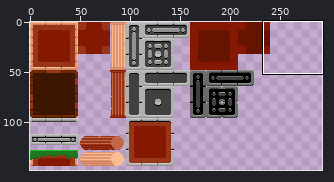
Edited in one commit: pixel-art file (Assets/Tilemap/melody_tilemap.aseprite). The picture above shows the old version from afar; the outline marks the close-up.
Close-up. Before the edit:
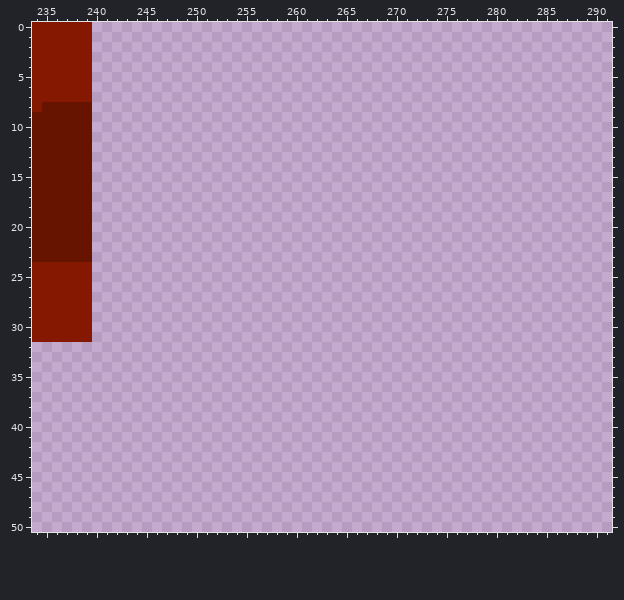
320x160 pixels, 1 frame. Colours within 5 levels of each other are drawn and written as one. Shown: x 234..291, y 0..50. The wide view leaves out empty margins. The commit also changed other parts of the picture, which this record leaves out.
Once edited:
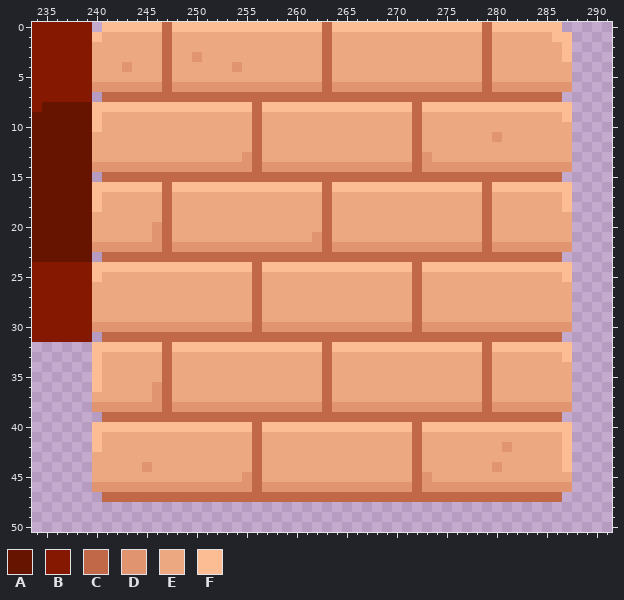
Palette (. is transparent): A #661300  B #841800  C #c06848  D #e09470  E #eca880  F #fcbc94
Changes in this commit:
Layer "Tilemap 1":
y 0: x 241..286 .............................................. -> FFFFFFCFFFFFFFFFFFFFFFCFFFFFFFFFFFFFFFCFFFFFFF
y 1: x 240..287 ................................................ -> FEEEEEECEEEEEEEEEEEEEEECEEEEEEEEEEEEEEECEEEEEEFF
y 2: x 240..287 ................................................ -> EEEEEEECEEEEEEEEEEEEEEECEEEEEEEEEEEEEEECEEEEEEEF
y 3: x 240..287 ................................................ -> EEEEEEECEEDEEEEEEEEEEEECEEEEEEEEEEEEEEECEEEEEEEF
y 4: x 240..287 ................................................ -> EEEDEEECEEEEEEDEEEEEEEECEEEEEEEEEEEEEEECEEEEEEEE
y 5: x 240..287 ................................................ -> EEEEEEECEEEEEEEEEEEEEEECEEEEEEEEEEEEEEECEEEEEEEE
y 6: x 240..287 ................................................ -> DDDDDDDCDDDDDDDDDDDDDDDCDDDDDDDDDDDDDDDCDDDDDDDD
y 7: x 241..286 .............................................. -> CCCCCCCCCCCCCCCCCCCCCCCCCCCCCCCCCCCCCCCCCCCCCC
y 8: x 240..287 ................................................ -> FFFFFFFFFFFFFFFFCFFFFFFFFFFFFFFFCFFFFFFFFFFFFFFF
y 9: x 240..287 ................................................ -> FEEEEEEEEEEEEEEECEEEEEEEEEEEEEEECEEEEEEEEEEEEEEF
y 10: x 240..287 ................................................ -> FEEEEEEEEEEEEEEECEEEEEEEEEEEEEEECEEEEEEEEEEEEEEE
y 11: x 240..287 ................................................ -> EEEEEEEEEEEEEEEECEEEEEEEEEEEEEEECEEEEEEEDEEEEEEE
y 12: x 240..287 ................................................ -> EEEEEEEEEEEEEEEECEEEEEEEEEEEEEEECEEEEEEEEEEEEEEE
y 13: x 240..287 ................................................ -> EEEEEEEEEEEEEEEDCEEEEEEEEEEEEEEECDEEEEEEEEEEEEEE
y 14: x 240..287 ................................................ -> DDDDDDDDDDDDDDDDCDDDDDDDDDDDDDDDCDDDDDDDDDDDDDDD
y 15: x 241..286 .............................................. -> CCCCCCCCCCCCCCCCCCCCCCCCCCCCCCCCCCCCCCCCCCCCCC
y 16: x 240..287 ................................................ -> FFFFFFFCFFFFFFFFFFFFFFFCFFFFFFFFFFFFFFFCFFFFFFFF
y 17..18: x 240..287 ................................................ -> FEEEEEECEEEEEEEEEEEEEEECEEEEEEEEEEEEEEECEEEEEEEF
y 19: x 240..287 ................................................ -> EEEEEEECEEEEEEEEEEEEEEECEEEEEEEEEEEEEEECEEEEEEEE
y 20: x 240..287 ................................................ -> EEEEEEDCEEEEEEEEEEEEEEECEEEEEEEEEEEEEEECEEEEEEEE
y 21: x 240..287 ................................................ -> EEEEEEDCEEEEEEEEEEEEEEDCEEEEEEEEEEEEEEECEEEEEEEE
y 22: x 240..287 ................................................ -> DDDDDDDCDDDDDDDDDDDDDDDCDDDDDDDDDDDDDDDCDDDDDDDD
y 23: x 241..286 .............................................. -> CCCCCCCCCCCCCCCCCCCCCCCCCCCCCCCCCCCCCCCCCCCCCC
y 24: x 240..287 ................................................ -> FFFFFFFFFFFFFFFFCFFFFFFFFFFFFFFFCFFFFFFFFFFFFFFF
y 25: x 240..287 ................................................ -> FEEEEEEEEEEEEEEECEEEEEEEEEEEEEEECEEEEEEEEEEEEEEF
y 26..29: x 240..287 ................................................ -> EEEEEEEEEEEEEEEECEEEEEEEEEEEEEEECEEEEEEEEEEEEEEE
y 30: x 240..287 ................................................ -> DDDDDDDDDDDDDDDDCDDDDDDDDDDDDDDDCDDDDDDDDDDDDDDD
y 31: x 241..286 .............................................. -> CCCCCCCCCCCCCCCCCCCCCCCCCCCCCCCCCCCCCCCCCCCCCC
y 32: x 240..287 ................................................ -> FFFFFFFCFFFFFFFFFFFFFFFCFFFFFFFFFFFFFFFCFFFFFFFF
y 33: x 240..287 ................................................ -> FEEEEEECEEEEEEEEEEEEEEECEEEEEEEEEEEEEEECEEEEEEEF
y 34..35: x 240..287 ................................................ -> FEEEEEECEEEEEEEEEEEEEEECEEEEEEEEEEEEEEECEEEEEEEE
y 36: x 240..287 ................................................ -> FEEEEEDCEEEEEEEEEEEEEEECEEEEEEEEEEEEEEECEEEEEEEE
y 37: x 240..287 ................................................ -> EEEEEEDCEEEEEEEEEEEEEEECEEEEEEEEEEEEEEECEEEEEEEE
y 38: x 240..287 ................................................ -> DDDDDDDCDDDDDDDDDDDDDDDCDDDDDDDDDDDDDDDCDDDDDDDD
y 39: x 241..286 .............................................. -> CCCCCCCCCCCCCCCCCCCCCCCCCCCCCCCCCCCCCCCCCCCCCC
y 40: x 240..287 ................................................ -> FFFFFFFFFFFFFFFFCFFFFFFFFFFFFFFFCFFFFFFFFFFFFFFF
y 41: x 240..287 ................................................ -> FEEEEEEEEEEEEEEECEEEEEEEEEEEEEEECEEEEEEEEEEEEEEF
y 42: x 240..287 ................................................ -> FEEEEEEEEEEEEEEECEEEEEEEEEEEEEEECEEEEEEEEDEEEEEF
y 43: x 240..287 ................................................ -> EEEEEEEEEEEEEEEECEEEEEEEEEEEEEEECEEEEEEEEEEEEEEF
y 44: x 240..287 ................................................ -> EEEEEDEEEEEEEEEECEEEEEEEEEEEEEEECEEEEEEEDEEEEEEF
y 45: x 240..287 ................................................ -> EEEEEEEEEEEEEEEDCEEEEEEEEEEEEEEECDEEEEEEEEEEEEEE
y 46: x 240..287 ................................................ -> DDDDDDDDDDDDDDDDCDDDDDDDDDDDDDDDCDDDDDDDDDDDDDDD
y 47: x 241..286 .............................................. -> CCCCCCCCCCCCCCCCCCCCCCCCCCCCCCCCCCCCCCCCCCCCCC
